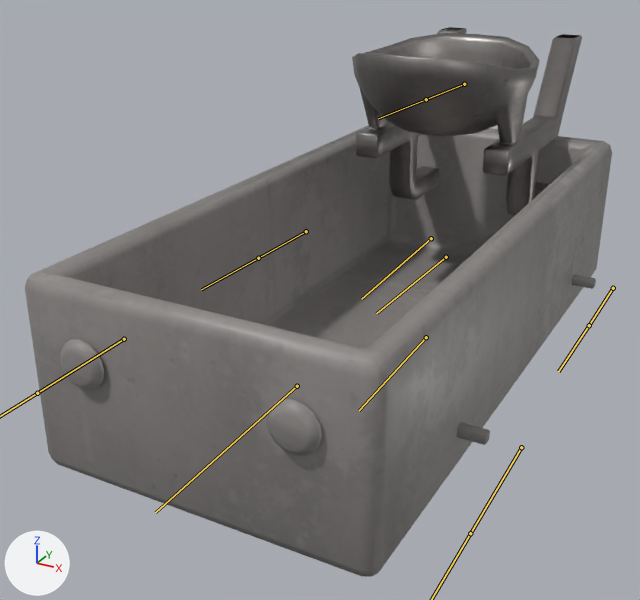
Two versions of the FBX model Kart Proj/Assets/Characters/Ben/Both/BenCar.fbx, one commit apart.
Before and after are seen from a camera (50 mm lens) standing at (1.05, -2.25, 1.31) and looking at (-0.14, -0.08, 0.23). The lights are fixed; the arrows at lower left show +X, +Y and +Z. The bones that bend it are drawn over the model as lines.

Names of what the first picture shows: 'Carro'.
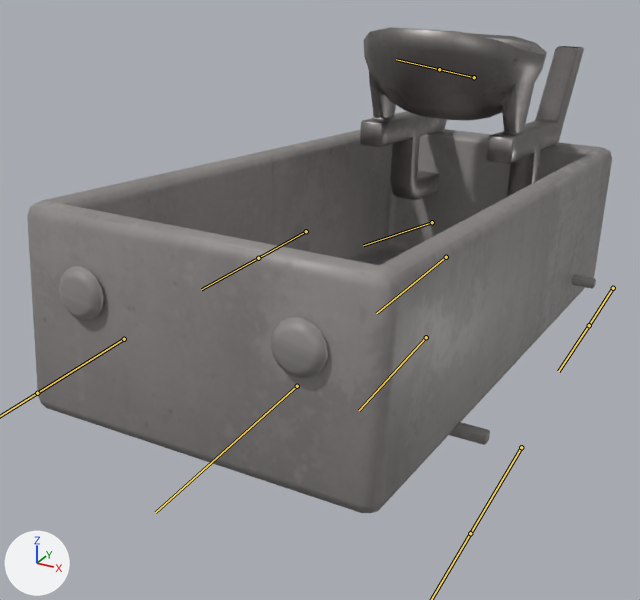
The newer file adds an action. The first version stands in its rest pose; the second is drawn at frame 15 of the action 'Car|Car_Regular_Boost'.

Where the change shows, as pixel boxes (x1, y1, x2, y2) in the pictures (640 x 600 px):
'Carro', posed (12% shorter): before (25, 27, 612, 577); after (27, 27, 612, 513)
bone 'Body', root to tip: before (431, 238) to (361, 299); after (432, 222) to (363, 245)

The edits, one by one:
Bone 'Body' (bone_body) moves from (0.0, 0.0, 0.0) to (0.058, -0.002, 0.0).
Bone 'Body' (bone_body) turns from (0, 0, 0) to (0, 0, -11) degrees about its own x, y and z.
